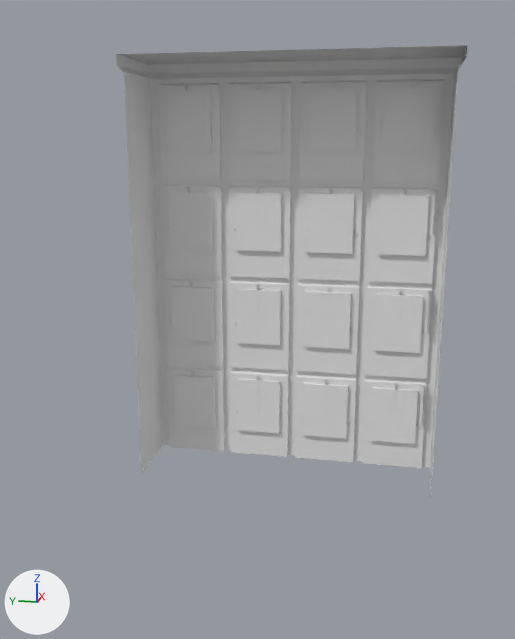
The FBX model Cyber_Siege/Assets/Models/Environment/Alleyway/Building1.fbx, before and after one commit.
One viewpoint serves both versions: a 50 mm camera at (-23.8, -1.32, 9.13) aimed at (-6.67, 2.11, 4.85). Arrows for +X, +Y and +Z are at lower left; the lights stay in place. Where no turn or scale is listed for an object, it has been applied to the vertices.

Objects in the first picture: 'Building1Full'.
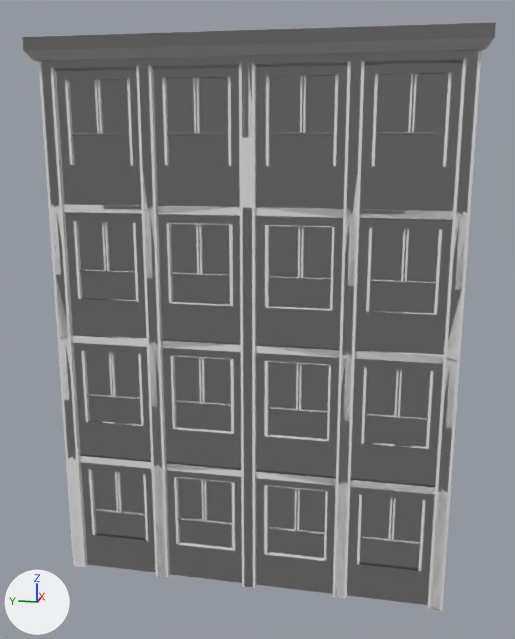
Location of each change, [x1, y1, x2, y2] in pixels of the pictures (515 x 639 px; the box of a moved part takes in the faces that stretch with it):
'Building1Full', reshaped, moved (35% wider, 31% taller)
    before: [116, 45, 468, 493]
    after: [22, 22, 496, 610]
part 1 of me_cube_047, moved or reshaped (not visible afterwards)
    before: [422, 385, 426, 425]
part 2 of me_cube_047, moved or reshaped (not visible afterwards)
    before: [427, 290, 431, 333]
part 3 of me_cube_047, moved or reshaped (not visible afterwards)
    before: [433, 189, 437, 235]
part 4 of me_cube_047, moved or reshaped (not visible afterwards)
    before: [439, 80, 444, 129]
part 5 of me_cube_047, deleted
    before: [116, 45, 468, 493]
part 6 of me_cube_047, added
    after: [22, 22, 496, 610]

The change, as a diff of the scene's bpy script:
```diff
--- a/Cyber_Siege/Assets/Models/Environment/Alleyway/Building1.fbx.py
+++ b/Cyber_Siege/Assets/Models/Environment/Alleyway/Building1.fbx.py
@@ me_cube_047 @@
 # used by ob_building1full; location = (-4.04, 1.58, -4.84)
-me_cube_047.from_pydata(...)  # 683 vertices, 474 faces; spans x -2.13..0.28, y -4.23..4.23, z 4.84..16.13
+me_cube_047.from_pydata(...)  # 3869 vertices, 2708 faces; spans x -4.25..4.25, y -4.25..4.25, z -11.28..0.0
+# me_cube_047 part 1: the loose piece of 8 vertices spanning x -0.17..-0.1, y -3.8..-3.75, z 6.18..7.39 is moved by (3.97, 0.03, -7.97)
+# me_cube_047 part 2: the loose piece of 8 vertices spanning x -0.17..-0.1, y -3.8..-3.75, z 8.9..10.11 is moved by (3.97, 0.03, -18.85)
+# me_cube_047 part 3: the loose piece of 8 vertices spanning x -0.17..-0.1, y -3.8..-3.75, z 11.62..12.83 is moved by (3.97, 0.03, -18.85)
+# me_cube_047 part 4: the loose piece of 8 vertices spanning x -0.17..-0.1, y -3.8..-3.75, z 14.34..15.55 is moved by (3.97, 0.03, -18.85)
+# me_cube_047 part 5: 7 loose pieces with 443 vertices, spanning x -2.13..0.28, y -4.23..4.23, z 4.84..16.13, are deleted
+# me_cube_047 part 6: 3629 vertices added at x -4.25..4.25, y -4.25..4.25, z -11.28..0.0
@@ ob_building1full @@
 ob_building1full = bpy.data.objects.new('Building1Full', me_cube_047)
-ob_building1full.location = (-4.04, 1.58, -4.84)
+ob_building1full.location = (-6.39, 1.56, 11.08)
```
